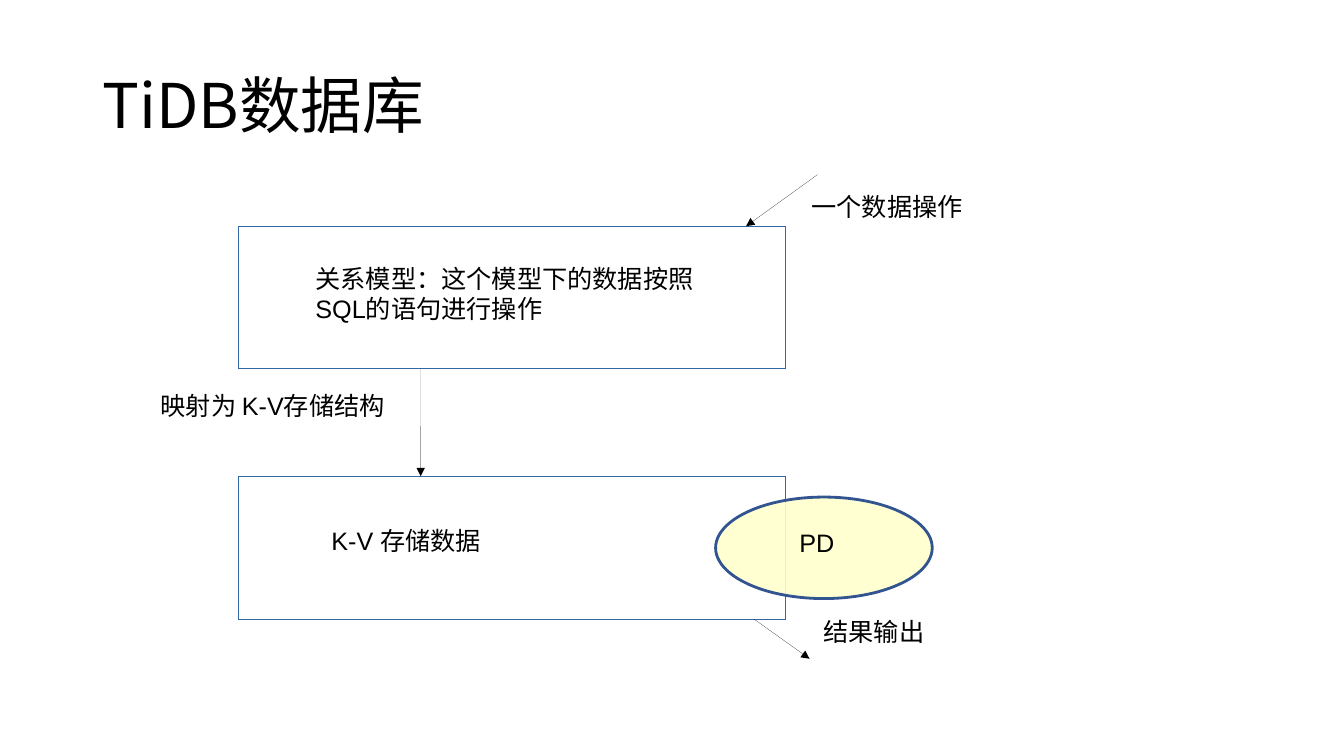
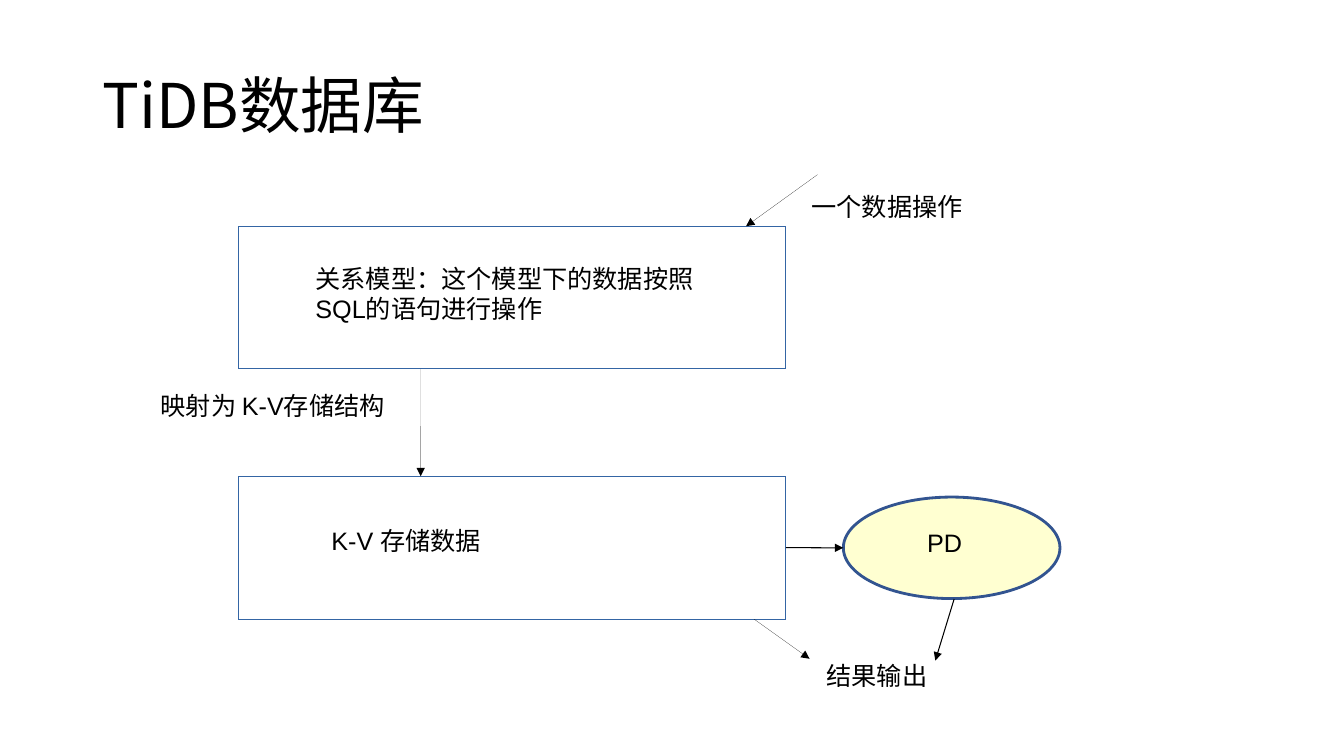
Before and after one commit to Doris404/Study-paper-channel, a slide deck: slide 4 of Chai' project/study material/notes/TiDB项目.pptx. Drawn at 1344x756 pixels with LibreOffice and Linux fonts; fonts in the diff are those of the drawing. Boxes give left, top, right and bottom in pixels: in the first picture for what was removed or moved away, otherwise in the second. Text is boxed around its words. In the diff, an @@ line names an element or a change of style, - is before the commit and + after.

```diff
--- a/Chai' project/study material/notes/TiDB项目.pptx
+++ b/Chai' project/study material/notes/TiDB项目.pptx
@@ ellipse moved from (x1=716, y1=497, x2=933, y2=599) to (x1=844, y1=497, x2=1061, y2=599) @@
@@ text "PD" moved from (x1=799, y1=534, x2=834, y2=552) to (x1=927, y1=534, x2=962, y2=552) @@
@@ arrow added from (786, 547) to (844, 548), #000000 0.75 pt @@
@@ arrow added from (955, 599) to (936, 660), #000000 0.75 pt @@
@@ text "结果输出" moved from (x1=823, y1=619, x2=924, y2=643) to (x1=827, y1=663, x2=928, y2=687) @@
```
Also in this commit, not shown: 2 other slides changed, 17 slides added, 3 slides removed, 5 other files.
